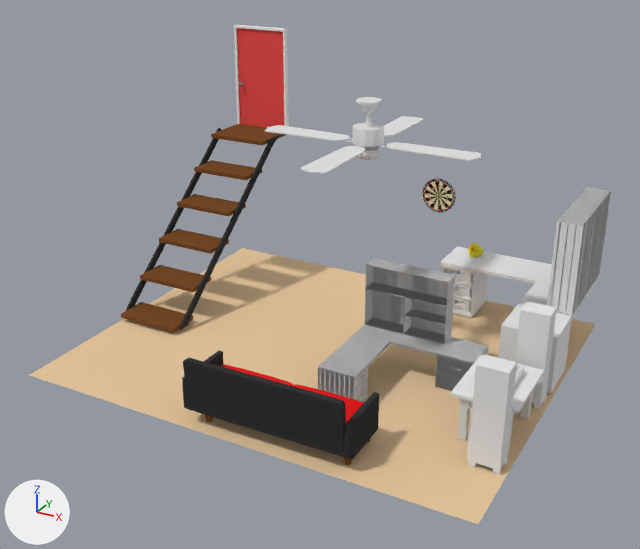
Before and after pictures for a commit that changed the Blender file HackerMan/Assets/Assets/Meshes/room scene.blend.
Rendered twice from a 50 mm lens placed at (18.1, -37.7, 22.9), pointed at (-2.0, -1.2, 4.6). Every picture has the same lights, and +X, +Y and +Z are marked at lower left.

Objects in the first picture: 'Cube.001', 'Dartboard', 'L_desk', 'L_desk_proxy', 'Room', 'couch', 'shelves.001', 'shelves_proxy', 'stair_rail', 'steps', 'tabletop', 'tower_speaker1', 'tower_speaker2'.
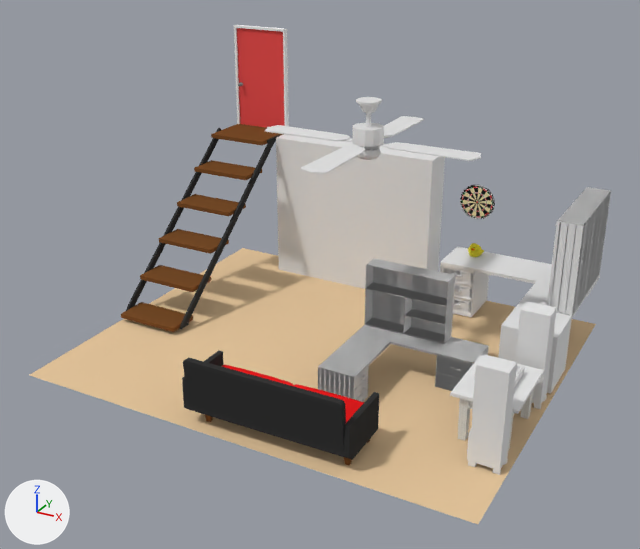
Boxes [x1, y1, x2, y2] around the edits, measured in the pictures (640 x 549 px):
```json
{"object": "Retro Encabulator", "change": "added", "after": [276, 134, 445, 289]}
{"object": "Dartboard", "change": "moved", "before": [422, 179, 456, 213], "after": [460, 185, 495, 219]}
```

Scene script edits in JSON lines:
```json
{"op": "add", "block": "me_cube_007_1", "code": ["me_cube_007_1 = bpy.data.meshes.new('Cube.007')", "me_cube_007_1.from_pydata(...)  # a box spanning x -5.1..5.25, y -1.0..1.0, z -1.0..7.86"]}
{"op": "set", "path": "ob_dartboard.location", "old": "(0.0, 10.14, 5.94)", "new": "(2.41, 10.14, 5.94)"}
{"op": "add", "block": "ob_retro_encabulator", "code": ["ob_retro_encabulator = bpy.data.objects.new('Retro Encabulator', me_cube_007_1)", "ob_retro_encabulator.location = (-5.02, 8.97, 0.76)"]}
```
